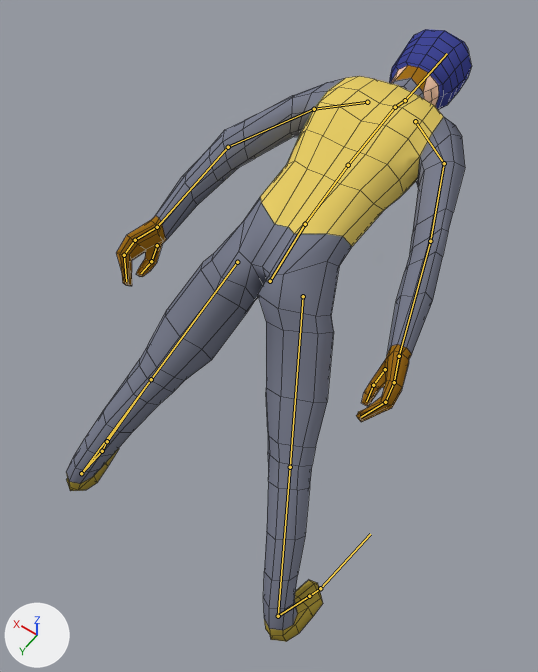
A saved change to the Blender file Assets/Models/Characters/jumper.blend.
The view is the same before and after, from a 50 mm lens placed at (-0.655, 0.474, 1.956), pointed at (0.036, -0.493, 0.437). The lights are fixed; the arrows at lower left show +X, +Y and +Z. Both versions are drawn at frame 1 of the action 'Flight-Hi'; the numbers are the values there. The bones that bend it are drawn over the model as lines. Mesh edges are drawn as thin lines.
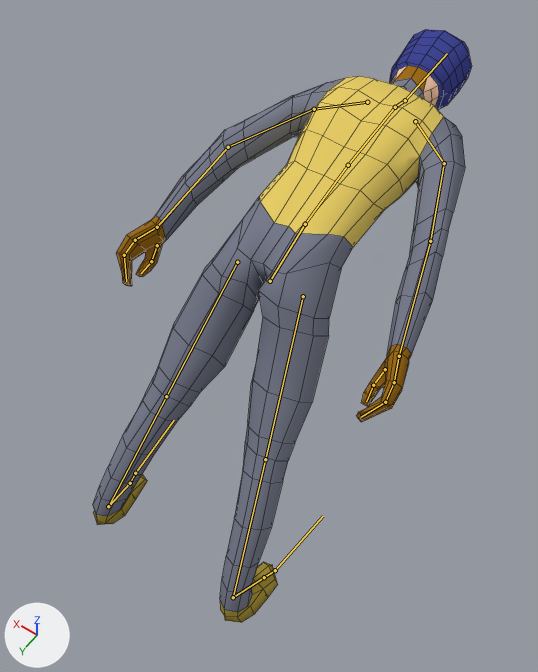
Edits to the bpy script that builds the scene:
```text
Change bone_leg_ik_l:
    where bone_leg_ik_l = bpy.data.objects['Armature'].pose.bones['Leg IK.L']
    bone_leg_ik_l.location: (0.25, 0.029, -0.085) -> (0.103, 0.038, -0.079)
    bone_leg_ik_l.rotation_quaternion: (0.996, 0.0, -0.004, 0.087) -> (0.998, 0.0, -0.003, 0.062)  # degrees (0, 0, 10) -> degrees (0, 0, 7)
Change bone_leg_ik_r:
    where bone_leg_ik_r = bpy.data.objects['Armature'].pose.bones['Leg IK.R']
    bone_leg_ik_r.location: (-0.25, 0.029, -0.085) -> (-0.103, 0.038, -0.079)
    bone_leg_ik_r.rotation_quaternion: (0.996, 0.0, 0.004, -0.087) -> (0.998, 0.0, 0.003, -0.062)  # degrees (0, 0, -10) -> degrees (0, 0, -7)
```

What differs and where, as boxes [x1, y1, x2, y2] in the pictures (538 x 672 px):
'Cube', posed (7% narrower): before [66, 29, 472, 642]; after [93, 29, 472, 623]
